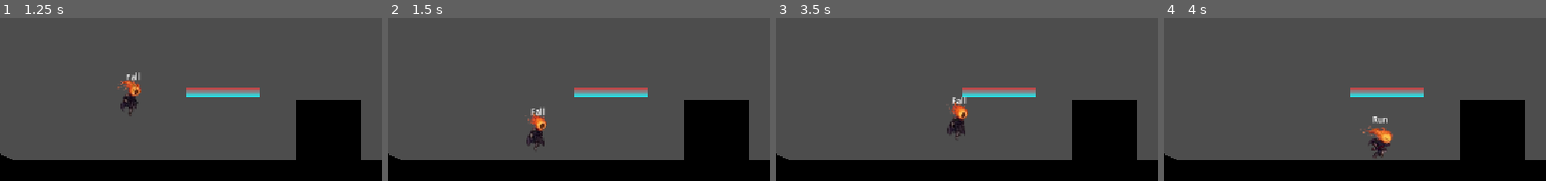
Above: before the commit, frames 1-4 (left to right).
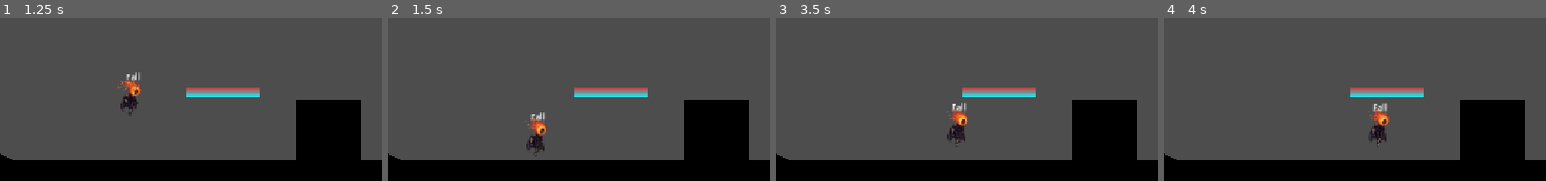
Above: after the commit, the same moments.

Repository: Sam-xiexielaoshi/fatroll
Game: Godot game, scene res://playground.tscn
Two runs of this game, one before a commit and one after it. Both use one fixed random seed, a clock stepped at 60 frames per second and the inputs below.
Inputs:
- Up to frame 1 (1.25 s): tap Enter at 0.5 s; hold D (Right) from 0.53 s (still down); hold Space (Jump) from 0.53 s (still down)
- Up to frame 2 (1.5 s): keep holding D (Right); release Space (Jump) at 1.28 s; tap Space (Jump) at 1.35 s
- Up to frame 3 (3.5 s): tap Space (Jump) at 1.52, 1.82, 2.85, 3.02, 3.32 s; release D (Right) at 2.03 s; hold A (Left) 2.03-2.78 s; hold Space (Jump) 2.03-2.78 s; hold D (Right) from 2.78 s (still down)
- Up to frame 4 (4 s): keep holding D (Right); hold Space (Jump) from 3.53 s (still down)
The pictures show only the part of the screen within x 18-68%, y 50-100%; the shares and areas given below are measured in that part.

Frame 1 is identical in both runs. In frame 2, 0.8% of the frame differs, in the area x 35-42%, y 54-85%; in frame 3, 0.9%; in frame 4, 1.3%, in the area x 51-60%, y 52-86%.

Commit message:
BUG FIXES : Add buffered-jump checks and short-hop from fall
Reset fall buffer on exit and require Jump to be held for buffered jumps (fall.gd). Implement short-hop behavior when jumping immediately from a fall: if the jump wasn't just pressed (buffered), wait one physics frame, halve the upward velocity and return to fall (jump.gd). This prevents full jumps from buffered inputs and makes buffered jumps produce a shorter hop.

Diff:
--- a/player/states/fall.gd
+++ b/player/states/fall.gd
@@ -26,6 +26,7 @@
 # what happends when we exit this state
 func exit() -> void:
 	player.gravity_multiplier = 1.0
+	buffer_timer = 0
 	pass
 
 
@@ -51,7 +52,7 @@
 func physics_process(_delta: float) -> PlayerState:
 	if player.is_on_floor() :
 		#player.add_debug_indicator(Color.RED)
-		if buffer_timer > 0:
+		if buffer_timer > 0 and Input.is_action_pressed("Jump"):
 			return jump
 		return idle
 	# SILKSONG FAST-FALL: Accelerate the gravity multiplier mid-fall if holding Down
--- a/player/states/jump.gd
+++ b/player/states/jump.gd
@@ -12,6 +12,11 @@
 	player.animation_player.pause()
 	#player.add_debug_indicator(Color.LIME_GREEN)
 	player.velocity.y = -jump_velocity
+
+	if player.previous_state == fall and not Input.is_action_just_pressed("Jump"):
+		await get_tree().physics_frame
+		player.velocity.y *= 0.5
+		player.change_states(fall)
 	pass
 
 
